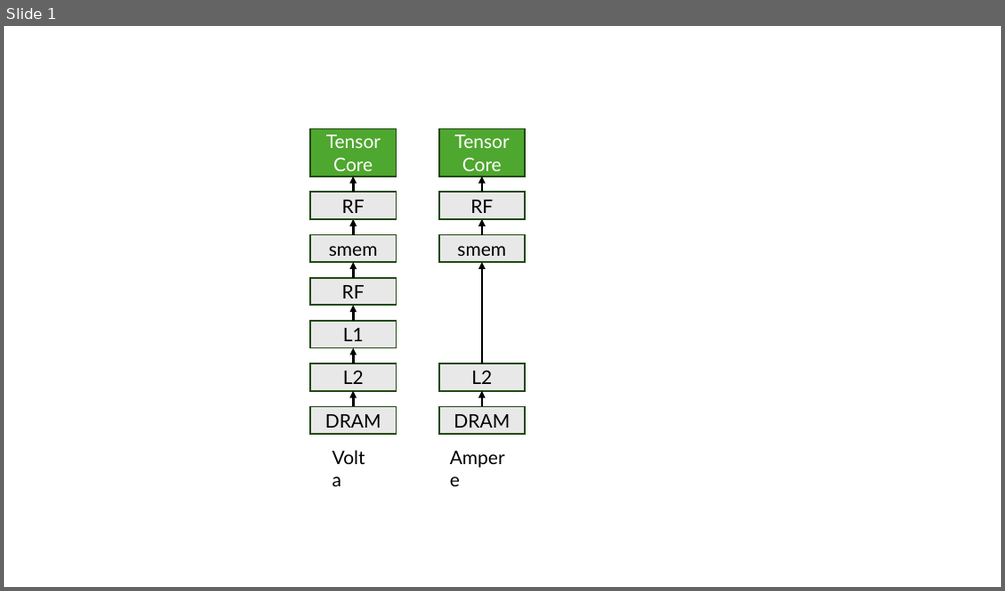
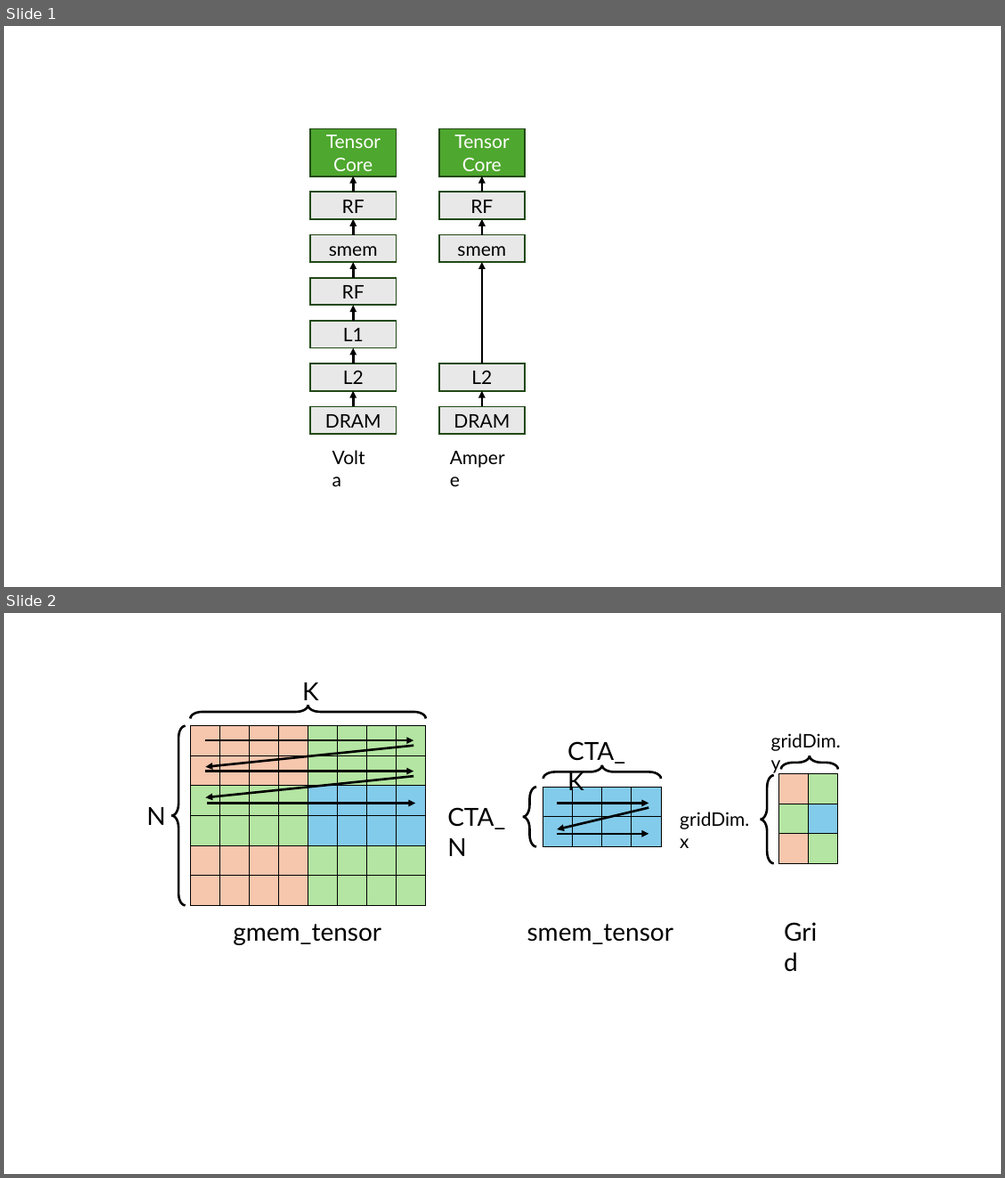
Before and after one commit to Yang-YiFan/Yang-YiFan.github.io, a slide deck: blogs/cute_tma/figures.pptx. Shown one above the other, each under a label of ours: slide 1 before the commit, slides 1 and 2 after it. The pictures are 1005x591 and 1005x1178 pixels, drawn with LibreOffice and Linux fonts; fonts in the diff are those of the drawing. Boxes give left, top, right and bottom in pixels: in the first picture for what was removed or moved away, otherwise in the second. Text is boxed around its words. In the diff, an @@ line names an element or a change of style, - is before the commit and + after.

```diff
--- a/blogs/cute_tma/figures.pptx
+++ b/blogs/cute_tma/figures.pptx
@@ slide 2 added at (4,613,1001,1174), background #FFFFFF @@
@@ text added at (302,682,319,706), 24 pt, text #000000 @@
+K
@@ right brace added at (191,706,426,719), outline #000000 2.25 pt @@
@@ right brace added at (171,726,185,906), outline #000000 2.25 pt @@
@@ table added at (190,726,423,906), 6 rows, 8 columns @@
+ |  |  |  |  |  |  | 
+ |  |  |  |  |  |  | 
+ |  |  |  |  |  |  | 
+ |  |  |  |  |  |  | 
+ |  |  |  |  |  |  | 
+ |  |  |  |  |  |  | 
@@ arrow added from (206, 740) to (413, 740), #000000 2.25 pt @@
@@ arrow added from (413, 746) to (206, 767), #000000 2.25 pt @@
@@ text added at (567,741,625,795), 24 pt, text #000000 @@
+CTA_K
@@ text added at (771,733,841,774), 18 pt, text #000000 @@
+gridDim.y
@@ arrow added from (206, 771) to (413, 771), #000000 2.25 pt @@
@@ right brace added at (543,765,661,779), outline #000000 2.25 pt @@
@@ right brace added at (781,755,838,770), outline #000000 2.25 pt @@
@@ arrow added from (413, 776) to (206, 798), #000000 2.25 pt @@
@@ right brace added at (523,787,536,846), outline #000000 2.25 pt @@
@@ table added at (543,787,660,846), 2 rows, 4 columns @@
+ |  |  | 
+ |  |  | 
@@ right brace added at (760,775,774,863), outline #000000 2.25 pt @@
@@ table added at (779,774,838,863), 3 rows, 2 columns @@
+ | 
+ | 
+ | 
@@ text added at (146,807,165,825), 24 pt, text #000000 @@
+N
@@ arrow added from (208, 803) to (415, 803), #000000 2.25 pt @@
@@ text added at (447,807,505,856), 24 pt, text #000000 @@
+CTA_N
@@ arrow added from (557, 803) to (648, 803), #000000 2.25 pt @@
@@ arrow added from (648, 807) to (557, 829), #000000 2.25 pt @@
@@ text added at (680,811,749,848), 18 pt, text #000000 @@
+gridDim.x
@@ arrow added from (557, 834) to (648, 834), #000000 2.25 pt @@
@@ text added at (233,924,381,945), 24 pt, text #000000 @@
+gmem_tensor
@@ text added at (527,924,673,944), 24 pt, text #000000 @@
+smem_tensor
@@ text added at (777,913,838,950), 24 pt, text #000000 @@
+Grid
```
Also in this commit, not shown: 1 other slide added, 3 other files.
